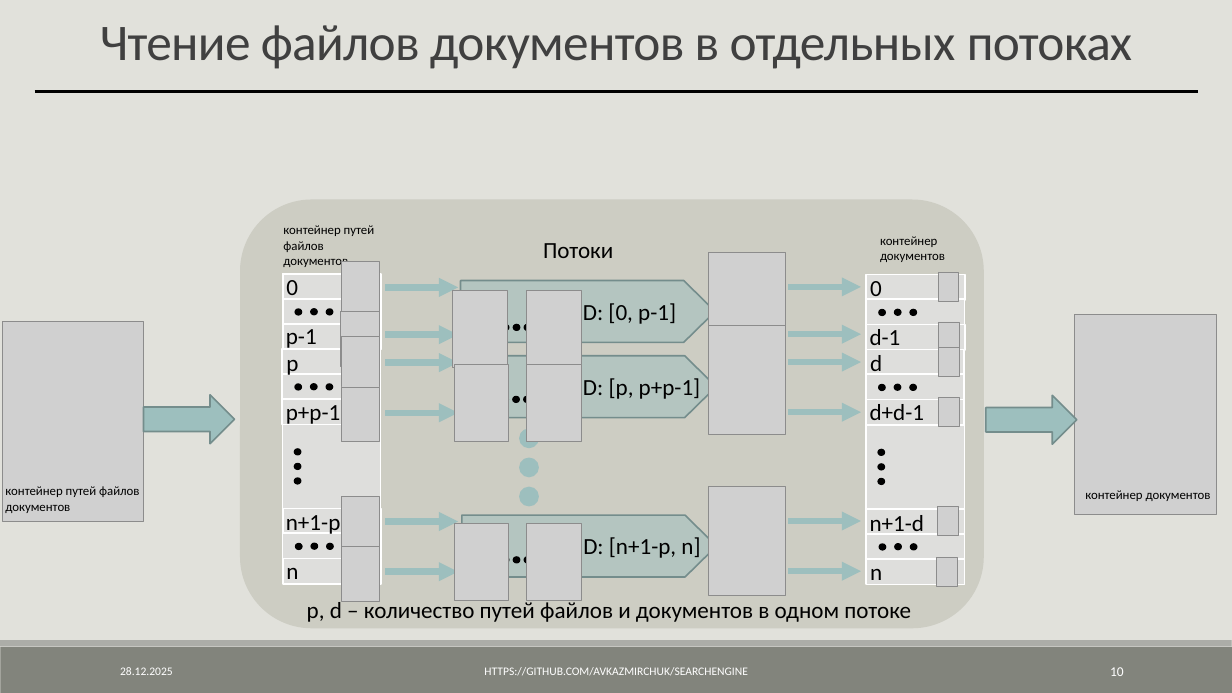
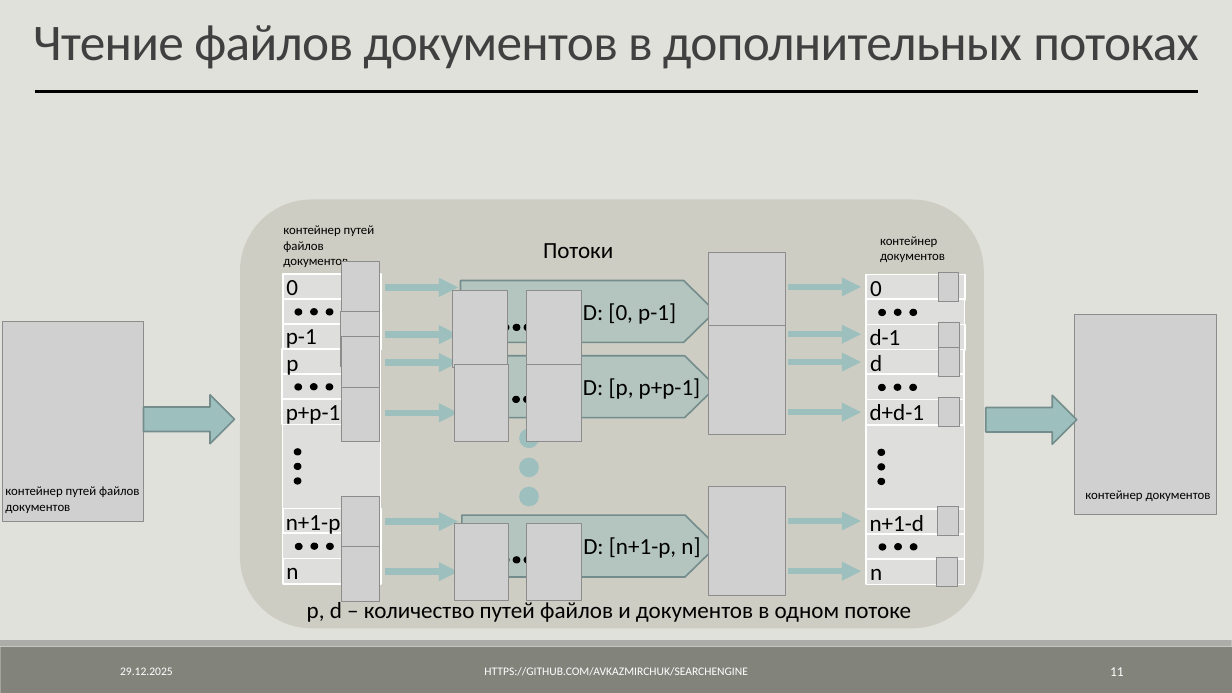
Before and after one commit to AVKazmirchuk/SearchEngine, a slide deck: slide 11 of presentation/защита.pptx (slide 10 before the commit). Drawn at 1232x693 pixels with LibreOffice and Linux fonts; fonts in the diff are those of the drawing; grey boxes stand for pictures. Boxes give left, top, right and bottom in pixels: in the first picture for what was removed or moved away, otherwise in the second. Text is boxed around its words. In the diff, an @@ line names an element or a change of style, - is before the commit and + after.

```diff
--- a/presentation/защита.pptx
+++ b/presentation/защита.pptx
@@ text at (33, 25, 1198, 69): text changed @@
-Чтение файлов документов в отдельных потоках
+Чтение файлов документов в дополнительных потоках
@@ page number at (1110, 667, 1124, 676): text changed @@
-10
+11
```
Also in this commit, not shown: 29 other slides changed, 6 slides added, 3 other files.
